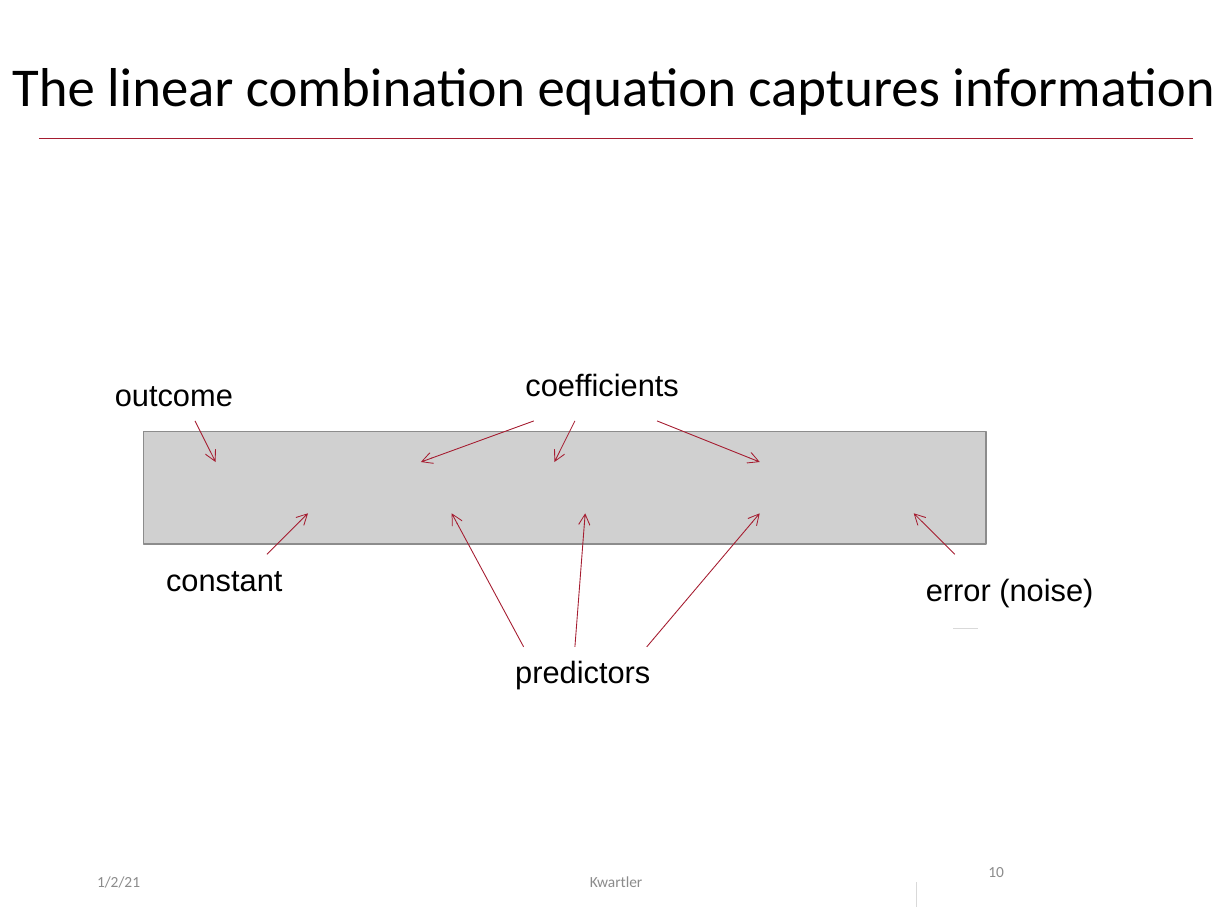
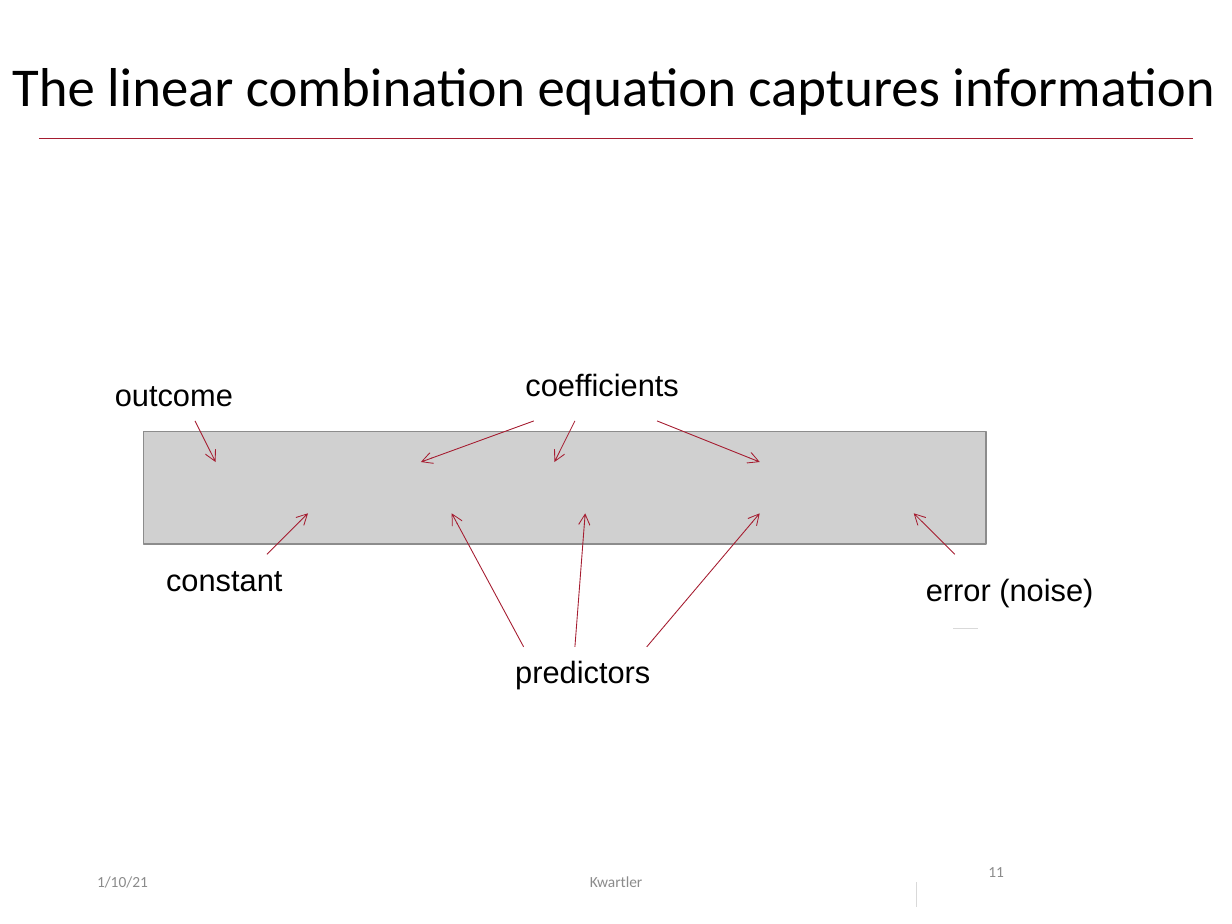
Before and after one commit to kwartler/hult_NLP_student, a slide deck: slide 11 of lessons/class6/Class6A.pptx (slide 10 before the commit). Drawn at 1232x924 pixels with LibreOffice and Linux fonts; fonts in the diff are those of the drawing; grey boxes stand for pictures. Boxes give left, top, right and bottom in pixels: in the first picture for what was removed or moved away, otherwise in the second. Text is boxed around its words. In the diff, an @@ line names an element or a change of style, - is before the commit and + after.

```diff
--- a/lessons/class6/Class6A.pptx
+++ b/lessons/class6/Class6A.pptx
@@ page number at bbox=[988, 867, 1004, 877]: text changed @@
-10
+11
@@ text at bbox=[97, 876, 148, 888]: text changed @@
-1/2/21
+1/10/21
```
Also in this commit, not shown: 11 other slides changed, 1 slide added, 6 other files.
